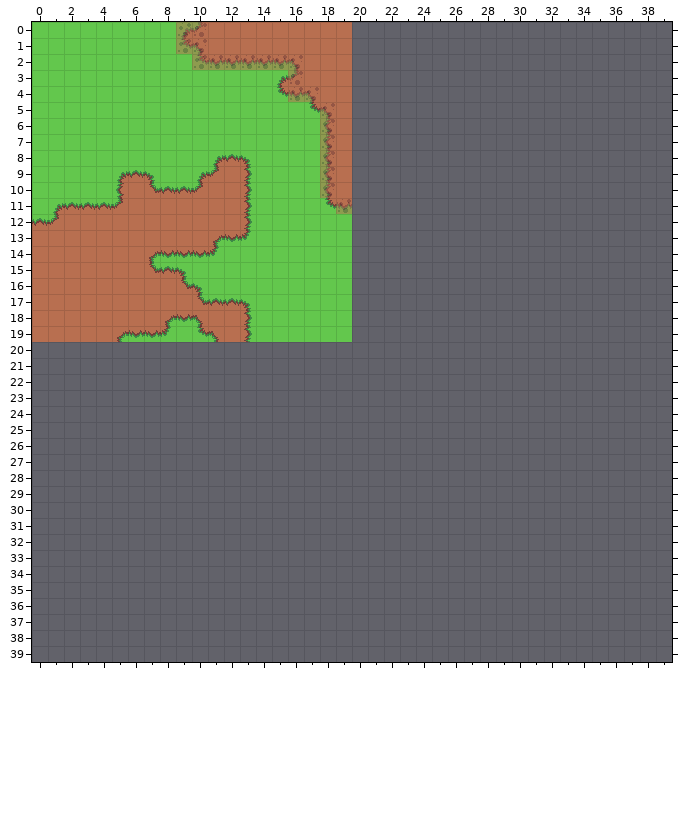
Tiled map -- WoW.Realmserver/Content/Data/Tiled/valley_of_trials.tmx. The first picture shows the starting point.
Cells are 16x16 px. Shown: x 0..39, y 0..39. The old version is drawn lined up with the new one.
After:
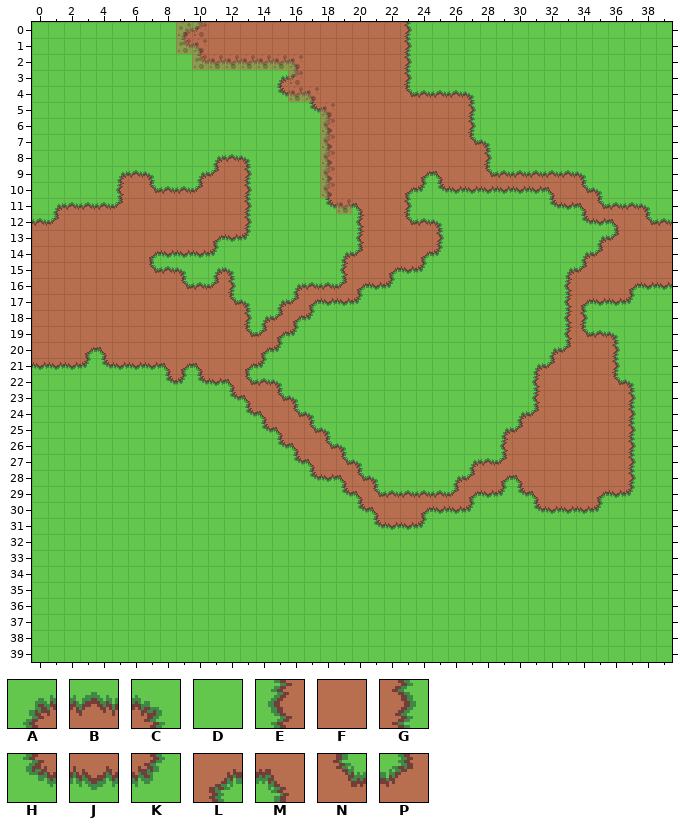
Key: from "basic_grass_1": A 0, B 1, C 2, D 4, E 5, F 6, G 7, H 10, J 11, K 12, L 15, M 16, N 17, P 18.
_ is an empty cell, . an unchanged one.
What changed:
map size 20x20 -> 40x40 cells
--- layer "Tile Layer 1"
@@ x 0..39 @@
- 0 ....................____________________
- 1 ....................____________________
- 2 ....................____________________
- 3 ....................____________________
- 4 ....................____________________
- 5 ....................____________________
- 6 ....................____________________
- 7 ....................____________________
- 8 ....................____________________
- 9 ....................____________________
-10 ....................____________________
-11 ....................____________________
-12 ....................____________________
-13 ....................____________________
-14 ...................D____________________
-15 ...........DD......D____________________
-16 ..........CDD...DDDD____________________
-17 ..........NBB..DDDDD____________________
-18 ........LJM...DDDD..____________________
-19 .....LJJKDHM.GDDD...____________________
-20 ________________________________________
-21 ________________________________________
-22 ________________________________________
-23 ________________________________________
-24 ________________________________________
-25 ________________________________________
-26 ________________________________________
-27 ________________________________________
-28 ________________________________________
-29 ________________________________________
-30 ________________________________________
-31 ________________________________________
-32 ________________________________________
-33 ________________________________________
-34 ________________________________________
-35 ________________________________________
-36 ________________________________________
-37 ________________________________________
-38 ________________________________________
-39 ________________________________________
+ 0 ....................FFFGDDDDDDDDDDDDDDDD
+ 1 ....................FFFGDDDDDDDDDDDDDDDD
+ 2 ....................FFFGDDDDDDDDDDDDDDDD
+ 3 ....................FFFGDDDDDDDDDDDDDDDD
+ 4 ....................FFFNBBBCDDDDDDDDDDDD
+ 5 ....................FFFFFFFGDDDDDDDDDDDD
+ 6 ....................FFFFFFFGDDDDDDDDDDDD
+ 7 ....................FFFFFFFNCDDDDDDDDDDD
+ 8 ....................FFFFFFFFGDDDDDDDDDDD
+ 9 ....................FFFFLMFFNBBBBBCDDDDD
+10 ....................FFFLKHJJJJJJMFNCDDDD
+11 ....................MFFGDDDDDDDDHJMNBBCD
+12 ....................EFFNBCDDDDDDDDHJMFNB
+13 ....................EFFFFGDDDDDDDDDAPFFF
+14 ...................APFFFLKDDDDDDDDAPFFFF
+15 ...........AC......EFFLJKDDDDDDDDAPFFFFF
+16 ..........BPG...ABBPLJKDDDDDDDDDDEFFFLJJ
+17 ..........FFN..APLJJKDDDDDDDDDDDDELJJKDD
+18 ........FFF...APLK..DDDDDDDDDDDDDEGDDDDD
+19 .....FFFFFFF.NPLK...DDDDDDDDDDDDDENBCDDD
+20 FFFLMFFFFFFFFFLKDDDDDDDDDDDDDDDDAPFFGDDD
+21 JJJKHJJJMLMFFLKDDDDDDDDDDDDDDDDAPFFFGDDD
+22 DDDDDDDDHKHJMNBCDDDDDDDDDDDDDDDEFFFFNCDD
+23 DDDDDDDDDDDDHMFNCDDDDDDDDDDDDDDEFFFFFGDD
+24 DDDDDDDDDDDDDHMFNCDDDDDDDDDDDDAPFFFFFGDD
+25 DDDDDDDDDDDDDDHMFNCDDDDDDDDDDAPFFFFFFGDD
+26 DDDDDDDDDDDDDDDHMFNCDDDDDDDDDEFFFFFFFGDD
+27 DDDDDDDDDDDDDDDDHMFNCDDDDDDABPFFFFFFFGDD
+28 DDDDDDDDDDDDDDDDDHJMNCDDDDAPFLMFFFFFFGDD
+29 DDDDDDDDDDDDDDDDDDDHMNBBBBPLJKHMFFFLJKDD
+30 DDDDDDDDDDDDDDDDDDDDHMFFLJJKDDDHJJJKDDDD
+31 DDDDDDDDDDDDDDDDDDDDDHJJKDDDDDDDDDDDDDDD
+32 DDDDDDDDDDDDDDDDDDDDDDDDDDDDDDDDDDDDDDDD
+33 DDDDDDDDDDDDDDDDDDDDDDDDDDDDDDDDDDDDDDDD
+34 DDDDDDDDDDDDDDDDDDDDDDDDDDDDDDDDDDDDDDDD
+35 DDDDDDDDDDDDDDDDDDDDDDDDDDDDDDDDDDDDDDDD
+36 DDDDDDDDDDDDDDDDDDDDDDDDDDDDDDDDDDDDDDDD
+37 DDDDDDDDDDDDDDDDDDDDDDDDDDDDDDDDDDDDDDDD
+38 DDDDDDDDDDDDDDDDDDDDDDDDDDDDDDDDDDDDDDDD
+39 DDDDDDDDDDDDDDDDDDDDDDDDDDDDDDDDDDDDDDDD
Boxes around the changes in both pictures, in picture pixels (x1, y1, x2, y2):
changed: (32, 22, 672, 662)
